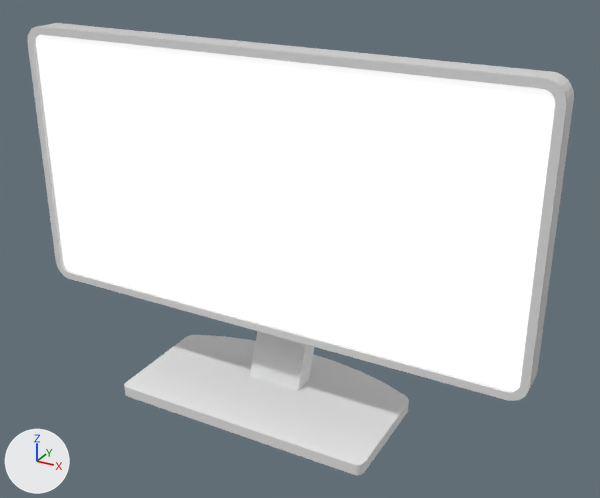
The glTF model public/models/desktop.glb as it was, and as the next commit left it.
Rendered twice from a 50 mm lens placed at (2.77, -4.22, 3.38), pointed at (0.2, 0.45, 1.04). Every picture has the same lights, and +X, +Y and +Z are marked at lower left. Where no turn or scale is listed for an object, it has been applied to the vertices.
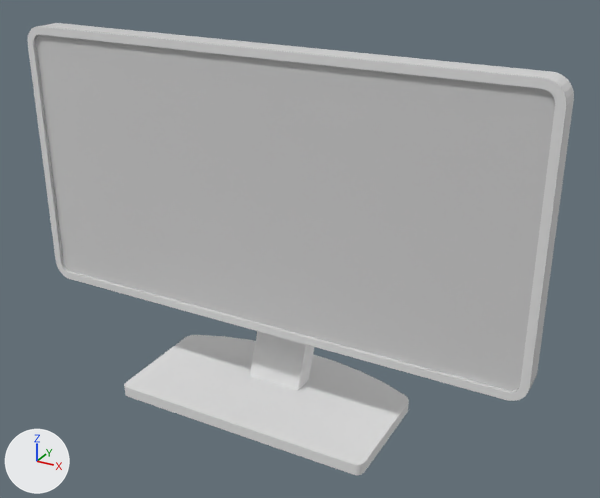
The change in detail:
In material 'Display' (mat_display), emission_strength is no longer 0.732.

Boxes (x1, y1, x2, y2) around the edits, measured in the pictures (600 x 498 px):
'Cube', surface changed (white to grey): (30, 31, 558, 395) in both
